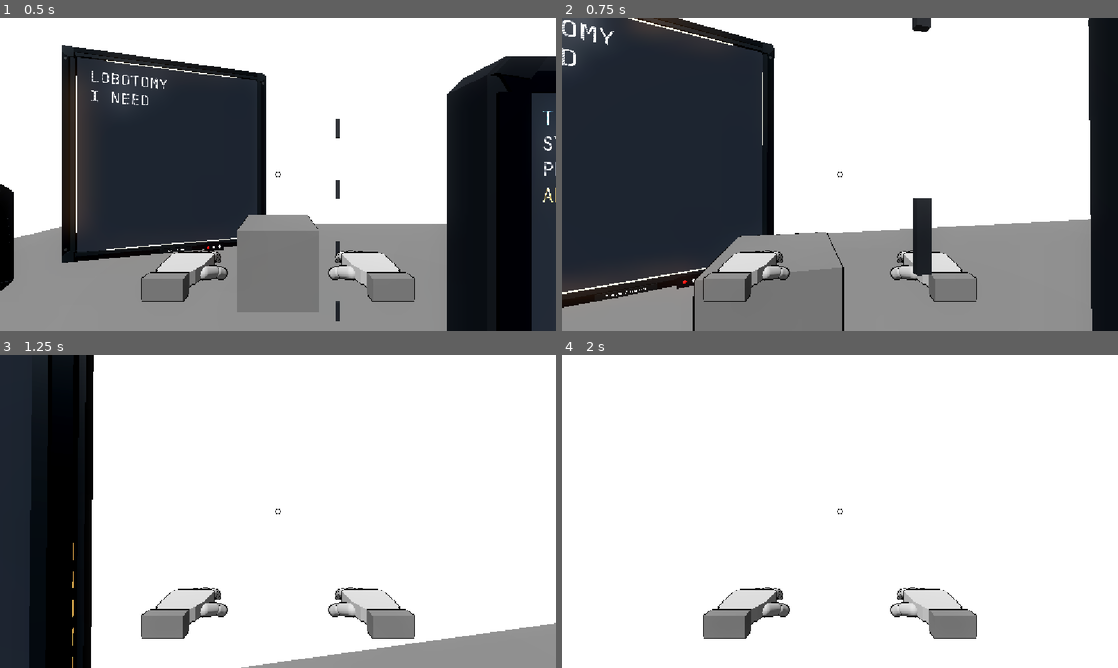
Above: before the commit, frames 1-4 (two rows, left to right).
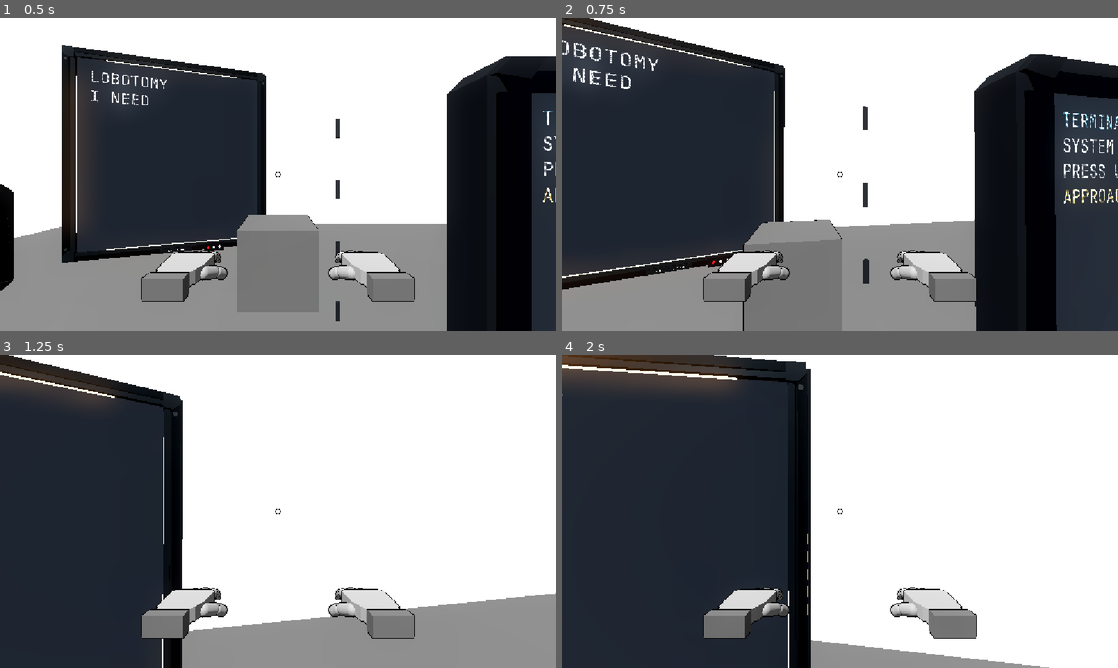
Above: after the commit, the same moments.

Repository: greedisfaust/fowl-play-project
Game: Godot game, scene res://arena/test_arena.tscn
The game is run twice, just before and just after one commit, with the same random seed, the same clock (stepped at 60 frames per second) and the same inputs.
Inputs (mouse positions are in pixels of both pictures, inside the frame that each line leads up to):
- Up to frame 1 (0.5 s): no input
- Up to frame 2 (0.75 s): tap Enter at 0.5 s; move the mouse to (867, 174) at 0.52 s; hold W (move_forward) from 0.53 s (still down); hold E (interact) from 0.53 s (still down); click (867, 174) at 0.67 s
- Up to frame 3 (1.25 s): keep holding W (move_forward); keep holding E (interact); tap Space (jump) at 0.77 s
- Up to frame 4 (2 s): keep holding W (move_forward); move the mouse to (812, 511) at 1.27 s; release E (interact) at 1.28 s; tap E (interact) at 1.35 s; tap Space (jump) at 1.52 s

Frame 1 is identical in both runs. In frame 2, 34% of the frame differs, in the area x 0-100%, y 0-100%; in frame 3, 32%; in frame 4, 44%, in the area x 0-88%, y 0-100%.

Commit message:
feat: add accelerated walk and sprint movement

Diff:
--- a/fowl-play/core/tuning.gd
+++ b/fowl-play/core/tuning.gd
@@ -5,7 +5,10 @@
 
 const INTERACT_REQUEST_INTERVAL_S: float = 0.15
 
-const PLAYER_SPEED_MPS: float = 5.0
+const PLAYER_SPEED_MPS: float = 3.8
+const PLAYER_RUN_SPEED_MPS: float = 7.0
+const PLAYER_ACCELERATION_MPS2: float = 14.0
+const PLAYER_DECELERATION_MPS2: float = 18.0
 const JUMP_SPEED_MPS: float = 6.5
 const GRAVITY_MPS2: float = 20.0
 const MOUSE_SENSITIVITY: float = 0.003
--- a/fowl-play/player/player.gd
+++ b/fowl-play/player/player.gd
@@ -493,12 +493,15 @@
 	)
 	var local_direction: Vector3 = Vector3(input_vector.x, 0.0, input_vector.y)
 	var move_direction: Vector3 = (transform.basis * local_direction).normalized()
-	if move_direction != Vector3.ZERO:
-		velocity.x = move_direction.x * TUNING.PLAYER_SPEED_MPS
-		velocity.z = move_direction.z * TUNING.PLAYER_SPEED_MPS
-	else:
-		velocity.x = move_toward(velocity.x, 0.0, TUNING.PLAYER_SPEED_MPS * 8.0 * delta)
-		velocity.z = move_toward(velocity.z, 0.0, TUNING.PLAYER_SPEED_MPS * 8.0 * delta)
+	var target_speed: float = TUNING.PLAYER_SPEED_MPS
+	if move_direction != Vector3.ZERO and Input.is_action_pressed("sprint"):
+		target_speed = TUNING.PLAYER_RUN_SPEED_MPS
+	var target_horizontal_velocity: Vector3 = move_direction * target_speed
+	var horizontal_velocity: Vector3 = Vector3(velocity.x, 0.0, velocity.z)
+	var movement_rate: float = TUNING.PLAYER_ACCELERATION_MPS2 if move_direction != Vector3.ZERO else TUNING.PLAYER_DECELERATION_MPS2
+	horizontal_velocity = horizontal_velocity.move_toward(target_horizontal_velocity, movement_rate * delta)
+	velocity.x = horizontal_velocity.x
+	velocity.z = horizontal_velocity.z
 
 	move_and_slide()
 
--- a/fowl-play/ragdoll/procedural_leg_controller.gd
+++ b/fowl-play/ragdoll/procedural_leg_controller.gd
@@ -6,6 +6,7 @@
 
 var phase: float = 0.0
 var motion_weight: float = 0.0
+var run_weight: float = 0.0
 var smoothed_velocity: Vector3 = Vector3.ZERO
 
 var left_thigh_rotation: Quaternion = Quaternion.IDENTITY
@@ -48,9 +49,11 @@
 	var target_weight: float = 1.0 if moving else 0.0
 	var blend_weight: float = 1.0 - exp(-TUNING.LEG_BLEND_RESPONSE * safe_delta)
 	motion_weight = lerpf(motion_weight, target_weight, blend_weight)
+	var target_run_weight: float = smoothstep(TUNING.PLAYER_SPEED_MPS, TUNING.PLAYER_RUN_SPEED_MPS, speed) if moving else 0.0
+	run_weight = lerpf(run_weight, target_run_weight, blend_weight)
 	if moving:
 		phase = fposmod(
-			phase + (speed / TUNING.LEG_STEP_CYCLE_DISTANCE_M) * TAU * TUNING.LEG_GAIT_RATE_MULTIPLIER * safe_delta,
+			phase + (speed / TUNING.LEG_STEP_CYCLE_DISTANCE_M) * TAU * TUNING.LEG_GAIT_RATE_MULTIPLIER * lerpf(1.0, 1.12, run_weight) * safe_delta,
 			TAU
 		)
 	elif motion_weight > 0.01:
@@ -64,7 +67,8 @@
 			phase = PI
 	else:
 		phase = PI
-	var stride_weight: float = clampf(speed / TUNING.PLAYER_SPEED_MPS, 0.0, 1.0)
+	var stride_weight: float = clampf(speed / TUNING.PLAYER_RUN_SPEED_MPS, 0.0, 1.0)
+	var run_stride_multiplier: float = lerpf(1.0, 1.15, run_weight)
 	var direction: Vector3 = smoothed_velocity.normalized() if smoothed_velocity.length_squared() > 0.001 else Vector3(0.0, 0.0, -1.0)
 	var swing_axis: Vector3 = direction.cross(Vector3.UP)
 	if swing_axis.length_squared() < 0.0001:
@@ -72,9 +76,9 @@
 	else:
 		swing_axis = swing_axis.normalized()
 
-	var left_swing: float = sin(phase) * TUNING.LEG_MAX_THIGH_SWING_RAD * stride_weight * motion_weight
+	var left_swing: float = sin(phase) * TUNING.LEG_MAX_THIGH_SWING_RAD * stride_weight * run_stride_multiplier * motion_weight
 	var right_phase: float = phase + PI
-	var right_swing: float = sin(right_phase) * TUNING.LEG_MAX_THIGH_SWING_RAD * stride_weight * motion_weight
+	var right_swing: float = sin(right_phase) * TUNING.LEG_MAX_THIGH_SWING_RAD * stride_weight * run_stride_multiplier * motion_weight
 	var left_cycle: float = fposmod(phase / TAU, 1.0)
 	var right_cycle: float = fposmod(left_cycle + 0.5, 1.0)
 	left_in_swing = left_cycle >= TUNING.LEG_STANCE_FRACTION
@@ -87,8 +91,8 @@
 	# not world-space IK or a tracked planted-foot target.
 	var left_knee_shape: float = _get_knee_shape(left_cycle, left_swing_progress, left_in_swing)
 	var right_knee_shape: float = _get_knee_shape(right_cycle, right_swing_progress, right_in_swing)
-	left_knee_bend_weight = clampf(left_knee_shape * stride_weight * motion_weight, 0.0, 1.0)
-	right_knee_bend_weight = clampf(right_knee_shape * stride_weight * motion_weight, 0.0, 1.0)
+	left_knee_bend_weight = clampf(left_knee_shape * stride_weight * run_stride_multiplier * motion_weight, 0.0, 1.0)
+	right_knee_bend_weight = clampf(right_knee_shape * stride_weight * run_stride_multiplier * motion_weight, 0.0, 1.0)
 	var left_knee: float = left_knee_bend_weight * TUNING.LEG_MAX_KNEE_BEND_RAD
 	var right_knee: float = right_knee_bend_weight * TUNING.LEG_MAX_KNEE_BEND_RAD
 	var left_foot_pitch: float = _get_foot_pitch(left_cycle, left_swing_progress, left_in_swing)
@@ -140,6 +144,7 @@
 func reset() -> void:
 	phase = 0.0
 	motion_weight = 0.0
+	run_weight = 0.0
 	smoothed_velocity = Vector3.ZERO
 	left_thigh_rotation = Quaternion.IDENTITY
 	left_shin_rotation = Quaternion.IDENTITY
--- a/fowl-play/tests/m8_procedural_legs_test.gd
+++ b/fowl-play/tests/m8_procedural_legs_test.gd
@@ -35,9 +35,20 @@
 	var right_thigh: Quaternion = controller.get("right_thigh_rotation")
 	if phase_after_walk <= 0.0:
 		_fail("Grounded movement should advance the gait phase")
-	var expected_phase: float = (5.0 / TUNING.LEG_STEP_CYCLE_DISTANCE_M) * TAU * TUNING.LEG_GAIT_RATE_MULTIPLIER * 0.125
+	var expected_run_weight: float = smoothstep(TUNING.PLAYER_SPEED_MPS, TUNING.PLAYER_RUN_SPEED_MPS, 5.0)
+	var expected_phase: float = (5.0 / TUNING.LEG_STEP_CYCLE_DISTANCE_M) * TAU * TUNING.LEG_GAIT_RATE_MULTIPLIER * lerpf(1.0, 1.12, expected_run_weight) * 0.125
 	if not is_equal_approx(phase_after_walk, expected_phase):
 		_fail("Gait phase should advance at the configured stride cadence")
+	if TUNING.PLAYER_SPEED_MPS >= TUNING.PLAYER_RUN_SPEED_MPS:
+		_fail("Walking speed must remain lower than sprint speed")
+	if TUNING.PLAYER_SPEED_MPS > 4.2 or TUNING.PLAYER_SPEED_MPS < 3.0:
+		_fail("Normal walking speed should stay in a deliberate, slower range")
+	if TUNING.PLAYER_RUN_SPEED_MPS < TUNING.PLAYER_SPEED_MPS * 1.5:
+		_fail("Sprint should be noticeably faster than walking")
+	if TUNING.PLAYER_ACCELERATION_MPS2 <= 0.0 or TUNING.PLAYER_DECELERATION_MPS2 <= 0.0:
+		_fail("Movement acceleration and deceleration must be positive")
+	if float(controller.get("run_weight")) <= 0.0:
+		_fail("Higher movement speeds should blend the procedural gait toward its running style")
 	if TUNING.LEG_STEP_CYCLE_DISTANCE_M >= 1.6:
 		_fail("Stride cycle distance should keep planted feet from exceeding natural reach before swing begins")
 	var stance_travel_m: float = TUNING.LEG_STEP_CYCLE_DISTANCE_M * TUNING.LEG_STANCE_FRACTION
Not shown, changed: docs/DEBUG.md
Not shown, changed: docs/PROJECT_STATE.md
